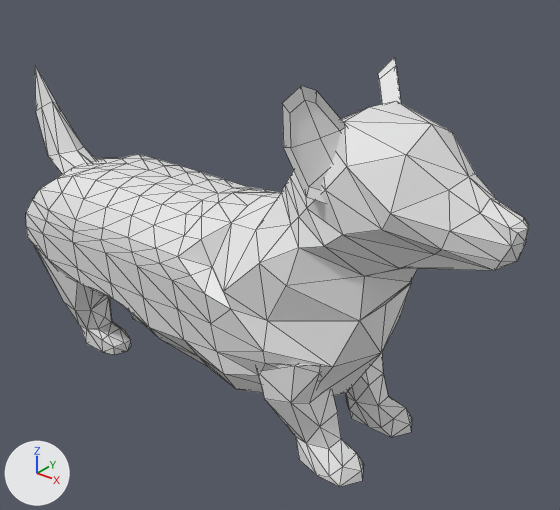
Before and after pictures for a commit that changed the OBJ model assets/corgi.obj.
Rendered twice from a 50 mm camera at (3.01, -3.35, 2.08) aimed at (0.21, 0.14, -0.09). The lights are fixed; the arrows at lower left show +X, +Y and +Z. Mesh edges are drawn as thin lines. Where no turn or scale is listed for an object, it has been applied to the vertices. Vertices at the same position are counted once.
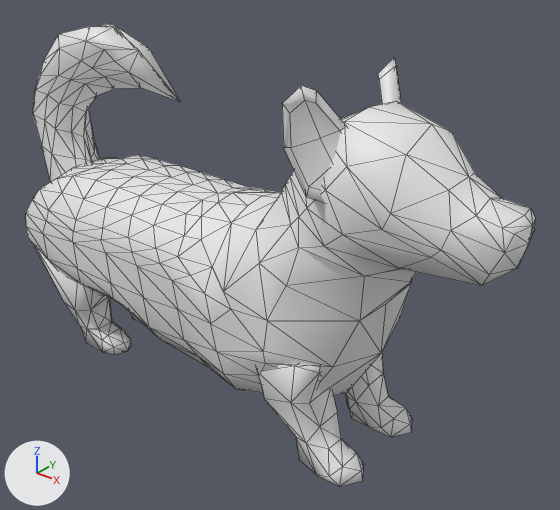
Location of each change, [x1, y1, x2, y2] in pixels of the pictures (560 x 510 px; the box of a moved part takes in the faces that stretch with it):
```json
{"object": "Head", "change": "reshaped", "before": [26, 101, 529, 396], "after": [26, 101, 536, 396]}
{"object": "Tail", "change": "added", "after": [33, 23, 181, 182]}
{"object": "Cube.006", "change": "deleted", "before": [35, 66, 96, 174]}
{"part": 1, "of": "me_cube_002", "change": "shading changed", "before": [35, 247, 144, 355], "after": [35, 247, 144, 355]}
{"part": 2, "of": "me_head", "change": "moved or reshaped", "before": [344, 174, 529, 271], "after": [344, 174, 536, 286]}
{"part": 3, "of": "me_ears", "change": "shading changed", "before": [282, 57, 401, 203], "after": [282, 57, 401, 203]}
{"part": 4, "of": "me_cube_001", "change": "shading changed", "before": [257, 353, 412, 487], "after": [257, 353, 412, 487]}
```

Scene script edits in JSON lines:
```json
{"block": "me_cube_001", "where": "me_cube_001.from_pydata(...)  # 94 vertices, 180 faces; spans x 0.435..1.169, y -0.469..0.469, z -1.119..-0.359"}
{"block": "me_cube_001", "where": "# used by ob_cube_001; location = (0.0, 0.0, 0.0)"}
{"block": "me_cube_001", "change": "me_cube_001 part 4: edges marked sharp go from 232 to 0"}
{"block": "me_cube_002", "where": "me_cube_002.from_pydata(...)  # 78 vertices, 148 faces; spans x -1.697..-0.969, y -0.486..0.486, z -1.113..-0.336"}
{"block": "me_cube_002", "where": "# used by ob_cube_002; location = (0.0, 0.0, 0.0)"}
{"block": "me_cube_002", "change": "me_cube_002 part 1: edges marked sharp go from 206 to 0"}
{"block": "me_ears", "where": "me_ears.from_pydata(...)  # 64 vertices, 54 faces; spans x 0.698..1.066, y -0.54..0.54, z 0.56..1.191"}
{"block": "me_ears", "where": "# used by ob_ears; location = (0.0, 0.0, 0.0)"}
{"block": "me_ears", "change": "me_ears part 3: edges marked sharp go from 104 to 0"}
{"block": "me_head", "where": "# used by ob_head; location = (0.0, 0.0, 0.0)"}
{"op": "remove", "block": "me_head", "code": "me_head.from_pydata(...)  # 296 vertices, 582 faces, 2 loose edges; spans x -1.77..1.83, y -0.55..0.55, z -0.92..1.02"}
{"op": "add", "block": "me_head", "code": "me_head.from_pydata(...)  # 296 vertices, 582 faces, 2 loose edges; spans x -1.77..1.84, y -0.55..0.55, z -0.92..1.02"}
{"block": "me_head", "change": "me_head part 2: 21 of 296 vertices moved; they spanned x 1.45..1.83, y -0.22..0.22, z 0.33..0.65 and now span x 1.45..1.84, y -0.23..0.23, z 0.28..0.65; mean shift (0.0, 0.0, 0.0); largest move (1.73, 0.1, 0.38) -> (1.72, 0.21, 0.33)"}
{"op": "add", "block": "me_tail", "code": ["me_tail = bpy.data.meshes.new('Tail')", "me_tail.from_pydata(...)  # 94 vertices, 184 faces; spans x -1.886..-0.469, y -0.232..0.232, z -0.244..1.218"]}
{"op": "remove", "block": "ob_cube_006", "code": ["ob_cube_006 = bpy.data.objects.new('Cube.006', me_cube_006)", "ob_cube_006.location = (0.0, 0.0, 0.0)"]}
{"op": "add", "block": "ob_tail", "code": ["ob_tail = bpy.data.objects.new('Tail', me_tail)", "ob_tail.location = (0.0, 0.0, 0.0)"]}
```
